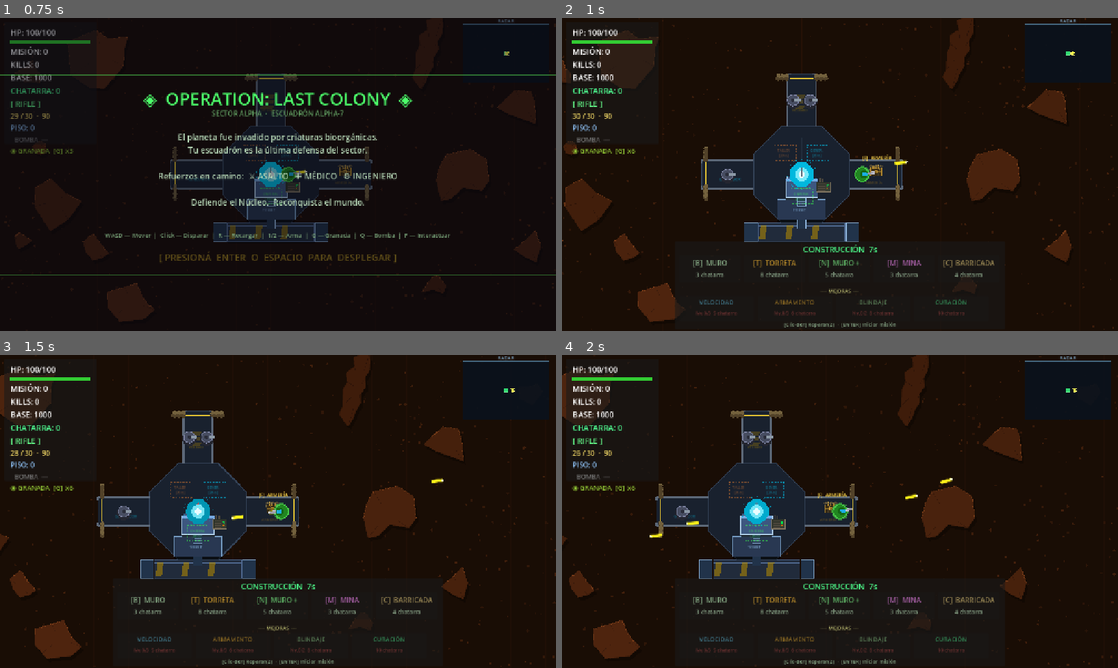
Above: before the commit, frames 1-4 (two rows, left to right).
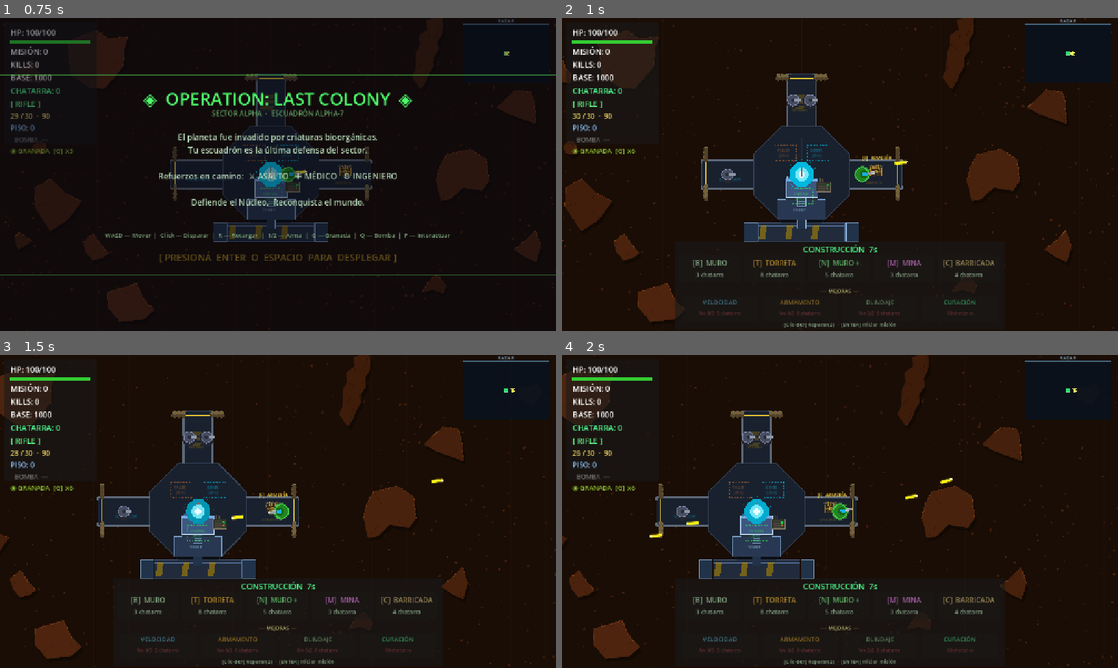
Above: after the commit, the same moments.

Repository: enriquecordero/last-colony
Game: Godot game, scene res://scenes/main.tscn
Two runs of this game, one before a commit and one after it. Both use one fixed random seed, a clock stepped at 60 frames per second and the inputs below. This scene is started directly instead of the project's main scene.
Inputs (mouse positions are in pixels of both pictures, inside the frame that each line leads up to):
- Up to frame 1 (0.75 s): tap Enter at 0.5 s; move the mouse to (400, 158) at 0.52 s; hold Right (ui_right) from 0.53 s (still down); tap F at 0.6 s; click (400, 158) at 0.67 s
- Up to frame 2 (1 s): keep holding Right (ui_right); tap Space at 0.77 s
- Up to frame 3 (1.5 s): release Right (ui_right) at 1.25 s; drag from (166, 527) to (383, 489) at 1.27 s
- Up to frame 4 (2 s): no input

Frame 1 is identical in both runs. In frame 2, 0.4% of the frame differs, in the area x 24-75%, y 89-96%; in frame 3, 0.4%; in frame 4, 0.4%.
Error in both runs: Cannot call method 'queue_free' on a null value. (res://scripts/main.gd:466)

Commit message:
Hide build-phase upgrades already maxed in the meta skill tree
Cards for VELOCIDAD/ARMAMENTO/BLINDAJE are hidden when their meta
equivalent is maxed. Remaining cards re-layout evenly. If all are
maxed the MEJORAS section disappears entirely.

Co-Authored-By: Claude Sonnet 4.6 <noreply@anthropic.com>

Diff:
--- a/scripts/hud.gd
+++ b/scripts/hud.gd
@@ -431,9 +431,35 @@
 	_upg_panel.visible = false
 
 func update_upgrades(speed_lv: int, fire_lv: int, armor_lv: int, healed: bool, chatarra: int) -> void:
-	var levels  := [speed_lv, fire_lv, armor_lv, 0]
-	var blocked := [false, false, false, healed]
+	var levels   := [speed_lv, fire_lv, armor_lv, 0]
+	var blocked  := [false, false, false, healed]
+	# Meta keys for each upgrade slot — "" means no meta equivalent
+	var meta_keys := ["speed", "fire", "armor", ""]
+
+	# Determine which cards are visible (not maxed in the permanent meta tree)
+	var visible_indices: Array = []
 	for i in _UPG_INFO.size():
+		var mk: String = meta_keys[i]
+		var meta_maxed := mk != "" and StageManager.is_meta_maxed(mk)
+		_upg_cards[i].visible = not meta_maxed
+		if not meta_maxed:
+			visible_indices.append(i)
+
+	# Re-layout visible cards evenly
+	var upg_w := 172.0
+	var gap   := 12.0
+	var total_w: float = visible_indices.size() * upg_w + maxf(visible_indices.size() - 1, 0) * gap
+	var start_x: float = (760.0 - total_w) * 0.5
+	for slot in visible_indices.size():
+		var i: int = visible_indices[slot]
+		_upg_cards[i].position.x = start_x + slot * (upg_w + gap)
+
+	# Hide the whole upgrades section if nothing to show
+	_upg_panel.visible = visible_indices.size() > 0
+
+	for i in _UPG_INFO.size():
+		if not _upg_cards[i].visible:
+			continue
 		var info:  Dictionary = _UPG_INFO[i]
 		var lv:    int = levels[i]
 		var maxlv: int = int(info["max_lv"])
